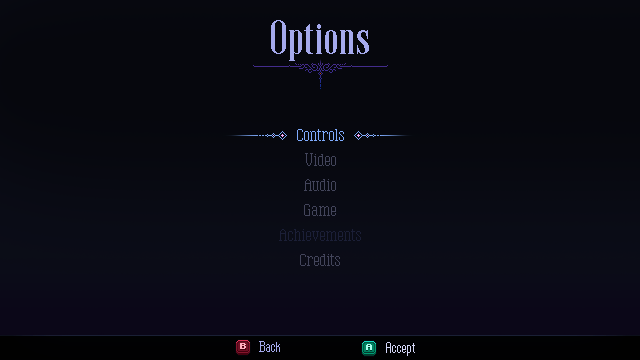
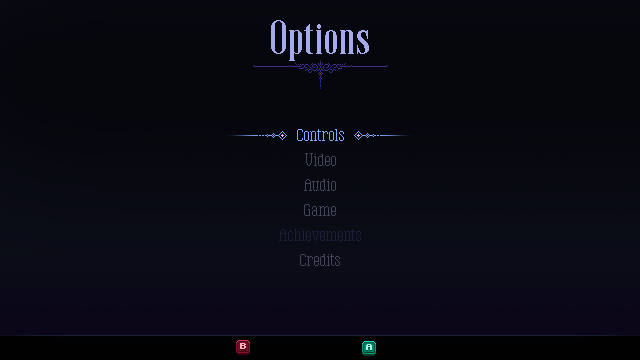
Layer changes from the first 640x360 image to the second:
painted on "accept_xbox_1" over (386, 342, 415, 356)
painted on "back_xbox_0" over (259, 341, 280, 352)
